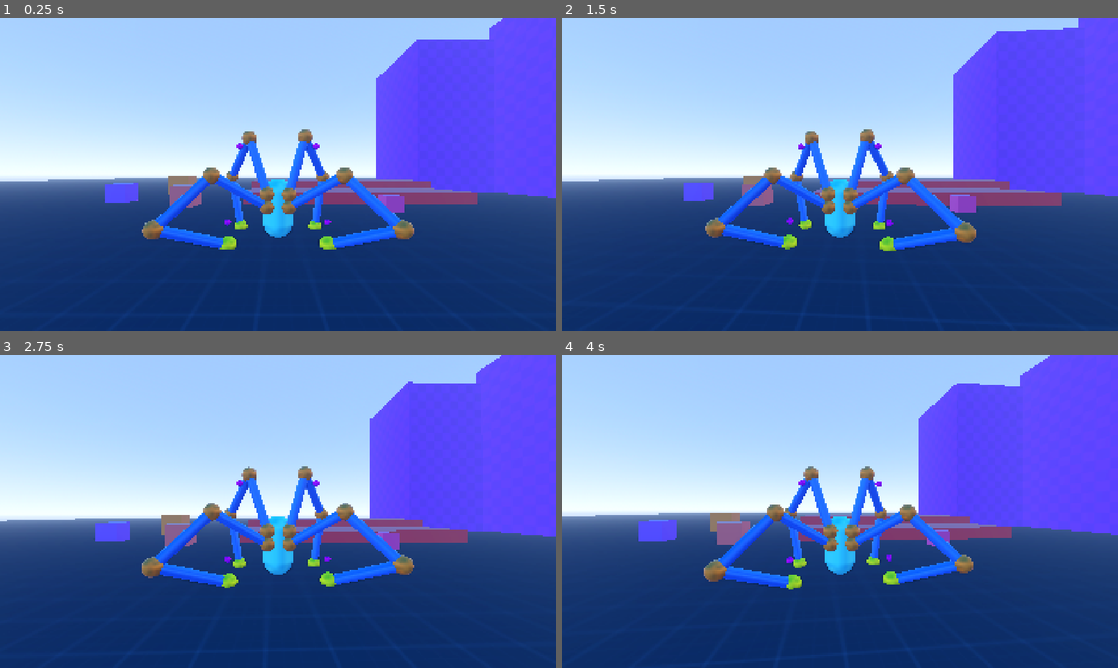
Above: before the commit, frames 1-4 (two rows, left to right).
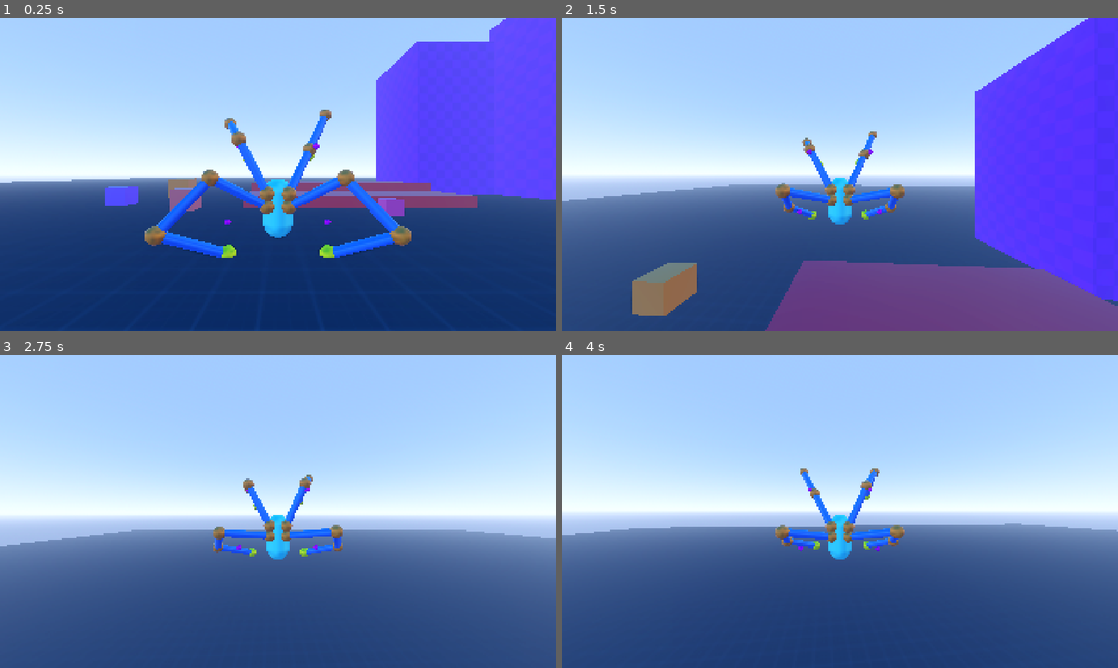
Above: after the commit, the same moments.

Repository: lliamsymonds04/doc-oc
Game: Godot game, scene res://main.tscn
Same seed, same stepped clock (60 frames per second), same inputs: the game is played once before the commit and once after it.
Inputs (mouse positions are in pixels of both pictures, inside the frame that each line leads up to):
- Up to frame 1 (0.25 s): no input
- Up to frame 2 (1.5 s): move the mouse to (867, 174) at 0.52 s; hold W (forward) from 0.53 s (still down); tap Space (jump) at 0.6, 0.77, 1.07, 1.35 s; move the mouse to (812, 174) at 1.27 s
- Up to frame 3 (2.75 s): keep holding W (forward); tap Space (jump) at 1.52, 1.82, 2.1 s; move the mouse to (289, 505) at 2.02 s
- Up to frame 4 (4 s): keep holding W (forward); move the mouse to (834, 517) at 2.77 s; tap Space (jump) at 2.85, 3.02, 3.32, 3.6, 3.77 s; move the mouse to (878, 514) at 3.52 s

The runs differ from the first frame. In frame 1, 6.3% of the frame differs, in the area x 0-100%, y 0-100%; in frame 2, 46%; in frame 3, 63%; in frame 4, 49%.
Error before the commit: Parse Error: Could not preload resource file "res://assets/vfx/landing_vfx.tscn". (res://systems/player/states/air_state.gd:21)

Commit message:
feat: jump sound

Diff:
--- a/assets/vfx/landing_vfx.tscn
+++ b/assets/vfx/landing_vfx.tscn
@@ -1,57 +1,7 @@
 [gd_scene format=3 uid="uid://cx6neuu3typ8d"]
 
 [ext_resource type="Script" uid="uid://didvyshe4wbbi" path="res://assets/vfx/step_vfx.gd" id="1_ce056"]
-[ext_resource type="Texture2D" uid="uid://b7kp44cj13elq" path="res://assets/textures/smoke_03_a.png" id="1_qxneu"]
-[ext_resource type="Texture2D" uid="uid://cqer3a08pntve" path="res://assets/textures/circle_04_a.png" id="3_p6ida"]
 [ext_resource type="Texture2D" uid="uid://bj1ednj8w4fkv" path="res://assets/textures/trace_02_a.png" id="4_v1blk"]
-
-[sub_resource type="StandardMaterial3D" id="StandardMaterial3D_e3s00"]
-transparency = 1
-cull_mode = 2
-shading_mode = 0
-vertex_color_use_as_albedo = true
-albedo_texture = ExtResource("1_qxneu")
-billboard_mode = 2
-billboard_keep_scale = true
-
-[sub_resource type="Curve" id="Curve_e3s00"]
-_data = [Vector2(0, 0.55454546), 0.0, 0.0, 0, 0, Vector2(0.29794523, 0.8181819), 0.0, 0.0, 0, 0, Vector2(1, 0), 0.0, 0.0, 0, 0]
-point_count = 3
-
-[sub_resource type="CurveTexture" id="CurveTexture_pftr6"]
-curve = SubResource("Curve_e3s00")
-
-[sub_resource type="Curve" id="Curve_eqeow"]
-_data = [Vector2(0, 0), 0.0, 0.0, 0, 0, Vector2(0.2910959, 1), 0.0, 0.0, 0, 0, Vector2(1, 1), 0.0, 0.0, 0, 0]
-point_count = 3
-
-[sub_resource type="CurveTexture" id="CurveTexture_m2c1y"]
-curve = SubResource("Curve_eqeow")
-
-[sub_resource type="ParticleProcessMaterial" id="ParticleProcessMaterial_pftr6"]
-particle_flag_align_y = true
-emission_shape = 6
-emission_ring_axis = Vector3(0, 1, 0)
-emission_ring_height = 0.1
-emission_ring_radius = 2.5
-emission_ring_inner_radius = 0.0
-emission_ring_cone_angle = 90.0
-angle_min = -179.99998
-angle_max = 180.00002
-direction = Vector3(0, 3, 0)
-spread = 30.0
-initial_velocity_min = 3.0
-initial_velocity_max = 6.0
-angular_velocity_min = -30.000015
-angular_velocity_max = 29.999983
-scale_min = 0.79999995
-scale_max = 1.1999999
-scale_curve = SubResource("CurveTexture_m2c1y")
-color = Color(0.38039216, 0.4509804, 0.4509804, 1)
-alpha_curve = SubResource("CurveTexture_pftr6")
-
-[sub_resource type="PlaneMesh" id="PlaneMesh_m2c1y"]
-orientation = 2
 
 [sub_resource type="StandardMaterial3D" id="StandardMaterial3D_u57ka"]
 albedo_color = Color(0.47058824, 1, 1, 1)
@@ -95,35 +45,6 @@
 alpha_curve = SubResource("CurveTexture_gkid1")
 
 [sub_resource type="BoxMesh" id="BoxMesh_m2c1y"]
-
-[sub_resource type="StandardMaterial3D" id="StandardMaterial3D_m2c1y"]
-transparency = 1
-shading_mode = 0
-vertex_color_use_as_albedo = true
-albedo_texture = ExtResource("3_p6ida")
-
-[sub_resource type="Curve" id="Curve_3pj25"]
-_data = [Vector2(0, 1), 0.0, 0.0, 0, 0, Vector2(1, 0), 0.0, 0.0, 0, 0]
-point_count = 2
-
-[sub_resource type="CurveTexture" id="CurveTexture_1lbye"]
-curve = SubResource("Curve_3pj25")
-
-[sub_resource type="Curve" id="Curve_v1blk"]
-_data = [Vector2(0, 0.20909083), 0.0, 1.137662, 0, 0, Vector2(1, 1), 0.0, 0.0, 0, 0]
-point_count = 2
-
-[sub_resource type="CurveTexture" id="CurveTexture_xjhbw"]
-curve = SubResource("Curve_v1blk")
-
-[sub_resource type="ParticleProcessMaterial" id="ParticleProcessMaterial_r7nec"]
-gravity = Vector3(0, 0, 0)
-scale_min = 7.0
-scale_max = 7.0
-scale_curve = SubResource("CurveTexture_xjhbw")
-alpha_curve = SubResource("CurveTexture_1lbye")
-
-[sub_resource type="PlaneMesh" id="PlaneMesh_oi67n"]
 
 [sub_resource type="StandardMaterial3D" id="StandardMaterial3D_gkid1"]
 transparency = 1
@@ -173,18 +94,6 @@
 [node name="Node3D" type="Node3D" unique_id=229729881]
 script = ExtResource("1_ce056")
 
-[node name="Smoke" type="GPUParticles3D" parent="." unique_id=1422405733]
-transform = Transform3D(1, 0, 0, 0, 0.99999994, 0, 0, 0, 0.99999994, 0, 0, 0)
-visible = false
-material_override = SubResource("StandardMaterial3D_e3s00")
-emitting = false
-amount = 24
-one_shot = true
-explosiveness = 0.8
-fixed_fps = 0
-process_material = SubResource("ParticleProcessMaterial_pftr6")
-draw_pass_1 = SubResource("PlaneMesh_m2c1y")
-
 [node name="Bean" type="MeshInstance3D" parent="." unique_id=1752005080]
 transform = Transform3D(1, 0, 0, 0, 1, 0, 0, 0, 1, 0, 1.0040846, 0)
 visible = false
@@ -203,19 +112,6 @@
 process_material = SubResource("ParticleProcessMaterial_e3s00")
 draw_pass_1 = SubResource("BoxMesh_m2c1y")
 
-[node name="Shockwave" type="GPUParticles3D" parent="." unique_id=1995045896]
-transform = Transform3D(1, 0, 0, 0, 1, 0, 0, 0, 1, 0, 0.1, 0)
-visible = false
-material_override = SubResource("StandardMaterial3D_m2c1y")
-emitting = false
-amount = 1
-lifetime = 0.9
-one_shot = true
-explosiveness = 1.0
-fixed_fps = 0
-process_material = SubResource("ParticleProcessMaterial_r7nec")
-draw_pass_1 = SubResource("PlaneMesh_oi67n")
-
 [node name="Spark" type="GPUParticles3D" parent="." unique_id=1003498388]
 material_override = SubResource("StandardMaterial3D_gkid1")
 emitting = false
--- a/systems/player/player_controller.gd
+++ b/systems/player/player_controller.gd
@@ -57,6 +57,7 @@
 var _current: PlayerState
 
 var mount_prober: MountProber
+var _jump_audio_player: AudioStreamPlayer3D
 
 func _ready() -> void:
 	for mount in arm_mounts + leg_mounts:
@@ -77,6 +78,11 @@
 	_states[StateID.WALL_CLIMB] = WallClimbState.new(self)
 	_states[StateID.AIR] = AirState.new(self)
 	_current = _states[StateID.GROUNDED]
+
+	## create jump audio stream
+	_jump_audio_player = AudioStreamPlayer3D.new()
+	_jump_audio_player.stream = preload("res://assets/audio/robot_jump.ogg")
+	add_child(_jump_audio_player)
 
 func all_mounts() -> Array[ArmMount]:
 	return leg_mounts + arm_mounts
@@ -110,3 +116,7 @@
 		hs = 0.0
 
 	camera_controller.set_current_speed(hs)
+
+func play_jump_effects(strength: float) -> void:
+	AudioUtil.play_with_pitch(_jump_audio_player)
+	camera_controller.add_trauma(strength * strength)
--- a/systems/player/states/air_state.gd
+++ b/systems/player/states/air_state.gd
@@ -171,4 +171,4 @@
 	var result = space_state.intersect_ray(query)
 
 	if result:
-		_landing_vfx.play(result.position, result.normal)
+		_landing_vfx.play(result.position, -v_dir)
--- a/systems/player/states/grounded_state.gd
+++ b/systems/player/states/grounded_state.gd
@@ -116,6 +116,7 @@
 		p.velocity.y = p.jump_vertical_velocity * jump_charge
 		p.velocity += direction * p.jump_horizontal_velocity
 		p.set_state(p.StateID.AIR)
+		p.play_jump_effects(jump_charge)
 
 func _update_tilt(dt: float) -> void:
 	var p := player
--- a/systems/player/states/wall_climb_state.gd
+++ b/systems/player/states/wall_climb_state.gd
@@ -72,6 +72,7 @@
 			p.velocity = Vector3.ZERO
 
 		p.set_state(p.StateID.AIR)
+		p.play_jump_effects(0.5)
 
 func _update_average_normal() -> bool:
 	average_normal = Vector3.ZERO
Not shown, added: assets/audio/robot_jump.ogg.import
Not shown, added: assets/audio/robot_jump.ogg
